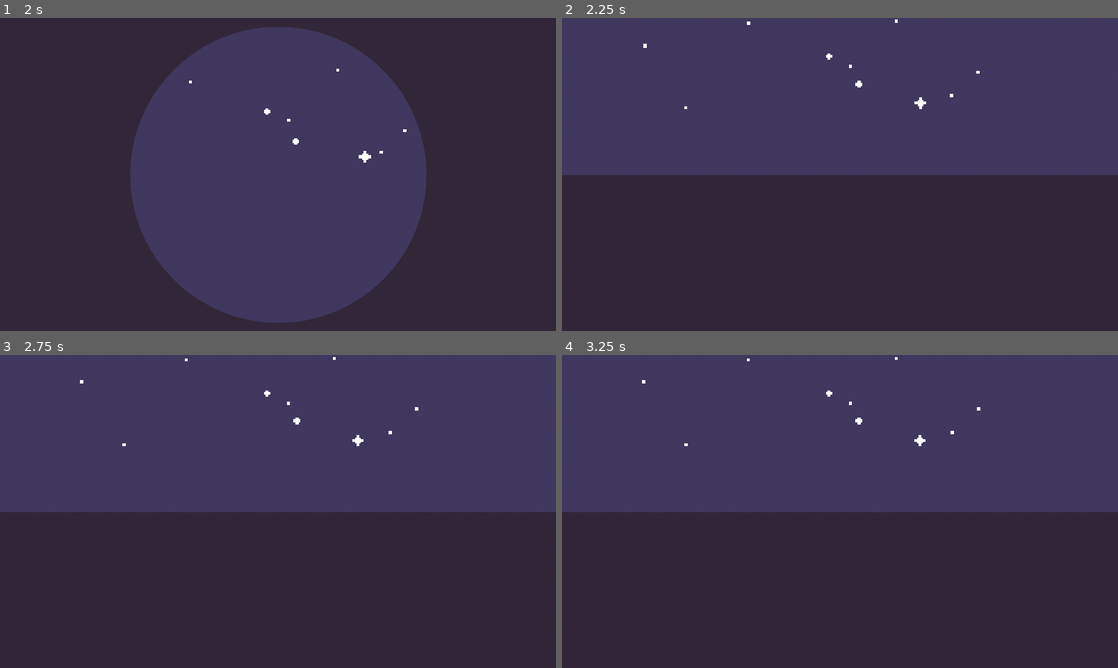
Above: before the commit, frames 1-4 (two rows, left to right).
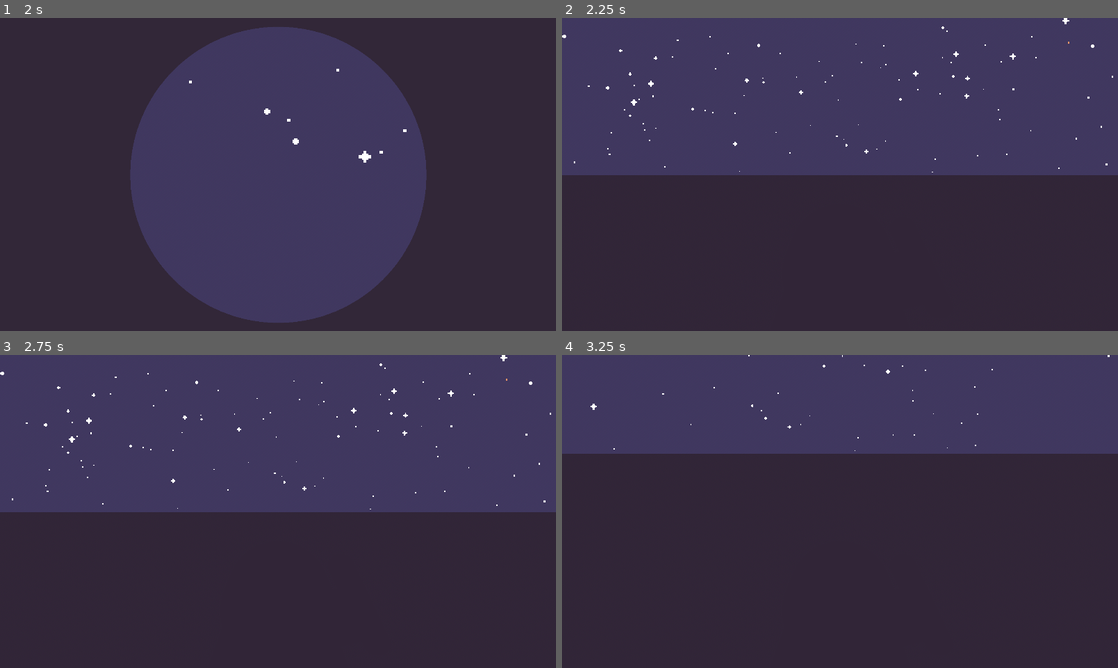
Above: after the commit, the same moments.

Repository: ATTOCORRECT/DesignWeek-Winter2025
Game: Godot game, scene res://Game.tscn
The game is run twice, just before and just after one commit, with the same random seed, the same clock (stepped at 60 frames per second) and the same inputs.
Inputs (mouse positions are in pixels of both pictures, inside the frame that each line leads up to):
- Up to frame 1 (2 s): tap Enter at 0.5 s; move the mouse to (400, 158) at 0.52 s; press the mouse at (400, 158) at 0.53 s; hold Up (ui_up) 0.53-1.25 s; tap Mouse wheel up (zoom_in) at 0.8 s; release the mouse at (400, 158) at 1.25 s; tap Space at 1.25 s; drag from (166, 190) to (250, 237) at 1.27 s
- Up to frame 2 (2.25 s): tap Enter at 2 s; move the mouse to (895, 105) at 2.02 s; hold Up (ui_up) from 2.03 s (still down); hold Mouse wheel down (zoom_out) from 2.03 s (still down)
- Up to frame 3 (2.75 s): keep holding Up (ui_up); keep holding Mouse wheel down (zoom_out); click (333, 442) at 2.3 s
- Up to frame 4 (3.25 s): release Up (ui_up) at 2.75 s; release Mouse wheel down (zoom_out) at 2.75 s; tap Space at 2.75 s; drag from (812, 574) to (673, 464) at 2.77 s

Frame 1 is identical in both runs. In frame 2, 0.4% of the frame differs, in the area x 0-100%, y 0-50%; in frame 3, 0.3%; in frame 4, 19%, in the area x 0-100%, y 0-51%.

Commit message:
added solution validation
solution validation is implemented

Diff:
--- a/stargazing-prototype/Game.tscn
+++ b/stargazing-prototype/Game.tscn
@@ -73,8 +73,9 @@
 
 [node name="Star Clusters" type="Node3D" parent="World"]
 
-[node name="Star Cluster" parent="World/Star Clusters" instance=ExtResource("1_wbfu4")]
+[node name="Star Cluster" parent="World/Star Clusters" node_paths=PackedStringArray("answer") instance=ExtResource("1_wbfu4")]
 transform = Transform3D(1, 1.22474, 1.22474, 0, 1.41421, -1.41421, -1.73205, 0.707107, 0.707107, 0, 0, 0)
+answer = [NodePath("Rotator/Dipper/Star7"), NodePath("Rotator/Dipper/Star2"), NodePath("Rotator/Dipper/Star6"), NodePath("Rotator/Dipper/Star"), NodePath("Rotator/Dipper/Star3"), NodePath("Rotator/Dipper/Star4")]
 
 [node name="Rotator" parent="World/Star Clusters/Star Cluster" index="0"]
 transform = Transform3D(0.853553, -0.146447, 0.5, 0.5, 0.5, -0.707107, -0.146447, 0.853553, 0.5, 0, 0, -4)
--- a/stargazing-prototype/player_controller.gd
+++ b/stargazing-prototype/player_controller.gd
@@ -21,17 +21,18 @@
 	if Singleton.active_state == Singleton.State.CONSTELLATION_ALIGNMENT || Singleton.active_state == Singleton.State.CONSTELLATION_TRACING || Singleton.active_state == Singleton.State.CONSTELLATION_DEFAULT:
 		constellation_controlls(event)
 
-	if event.is_action_pressed("ui_up"):
-		Singleton.camera.focus_in()
-
-	if event.is_action_pressed("ui_down"):
-		Singleton.camera.focus_out()
+	#if event.is_action_pressed("ui_up"):
+		#Singleton.star_cluster.solve()
+	#
+	#if event.is_action_pressed("ui_down"):
+		#Singleton.camera.focus_out()
 
 	if event.is_action_pressed("zoom_in"):
 		zoom_in()
 
 	if Singleton.active_state == Singleton.State.NO_TARGET:
 		if event.is_action_pressed("zoom_out") && !is_zoom_animating:
+			dragging = false
 			is_zoomed = false
 			Singleton.camera.zoom_out()
 			$"../World/Telescope/Telescope Model".visible = true
@@ -43,6 +44,7 @@
 	if is_zoomed:
 		return
 
+	dragging = false
 	is_zoomed = true
 	Singleton.camera.zoom_in()
 	$"../World/Telescope/Telescope Model".visible = false
@@ -52,6 +54,9 @@
 
 	if Singleton.telescope.rotation_degrees.x < 5:
 		Singleton.telescope.rotation_degrees.x = 5
+
+	if Singleton.star_cluster == null:
+		return
 
 	var telescope_direction = rotation_to_direction(Singleton.telescope.rotation)
 	var stars_direction = rotation_to_direction(Singleton.star_cluster.rotation)
--- a/stargazing-prototype/star.gd
+++ b/stargazing-prototype/star.gd
@@ -6,18 +6,15 @@
 @onready var star_cluster = $".".get_parent().get_parent().get_parent()
 
 func _on_area_3d_mouse_entered() -> void:
-	if Singleton.active_state == Singleton.State.GAZING:
+	if Singleton.active_state == Singleton.State.GAZING || Singleton.active_state == Singleton.State.NO_TARGET:
 		return
 
 	if Singleton.active_state == Singleton.State.CONSTELLATION_TRACING:
 		select()
 		star_cluster.add_to_selection(self)
 
-func _on_area_3d_mouse_exited() -> void:
-	pass
-
 func _on_area_3d_input_event(_camera: Node, event: InputEvent, _event_position: Vector3, _normal: Vector3, _shape_idx: int) -> void:
-	if Singleton.active_state == Singleton.State.GAZING:
+	if Singleton.active_state == Singleton.State.GAZING || Singleton.active_state == Singleton.State.NO_TARGET:
 		return
 
 	if event is InputEventMouseButton:
--- a/stargazing-prototype/star_cluster.gd
+++ b/stargazing-prototype/star_cluster.gd
@@ -2,12 +2,67 @@
 
 var stars: Array[Node3D] = []
 var lines: Array
+
+@export var answer: Array[Node3D]
+@onready var rev_answer = answer.duplicate()
+
+var is_solved = false
+
+
+func _ready() -> void:
+	rev_answer.reverse()
+	slow_process()
+
+func slow_process():
+	while is_solved == false:
+
+		if is_rotation_solved() && (stars == answer || stars == rev_answer):
+			solve()
+
+		await get_tree().create_timer(1.0/10.0).timeout
+
+func is_rotation_solved() -> bool:
+	var rotator_forward: Vector3 = get_child(0).transform.basis.z
+	var rotator_right: Vector3 = get_child(0).transform.basis.x
+
+	var tolarance = 10
+	if rotator_forward.angle_to(Vector3.BACK) < deg_to_rad(tolarance) && rotator_right.angle_to(Vector3.RIGHT) < deg_to_rad(tolarance):
+		return true
+	return false
 
 func _input(event: InputEvent) -> void:
 
 	if event is InputEventMouseButton:
 		if event.pressed == false && Singleton.active_state == Singleton.State.CONSTELLATION_TRACING:
 			Singleton.active_state = Singleton.State.CONSTELLATION_DEFAULT
+
+func solve():
+	if is_solved:
+		return
+
+	print("solved")
+	Singleton.active_state = Singleton.State.NO_TARGET
+	get_child(0).process_mode = Node.PROCESS_MODE_DISABLED
+	Singleton.star_cluster = null
+	is_solved = true
+
+	var initial_rotation = Quaternion(get_child(0).transform.basis)
+	var final_rotation = Quaternion.IDENTITY
+
+	var seconds = 0.3
+	var total_i = seconds * 60
+	for i in total_i:
+
+		var t = i / float(total_i)
+		var te = ease(t,1)
+
+		var new_rotation = initial_rotation.slerp(final_rotation, te)
+
+		get_child(0).transform.basis = Basis(new_rotation)
+
+		await get_tree().create_timer(1.0/60.0).timeout
+
+	Singleton.camera.focus_out()
 
 func reset_selection():
 	for s in stars:
--- a/stargazing-prototype/star_cluster.tscn
+++ b/stargazing-prototype/star_cluster.tscn
@@ -14,63 +14,59 @@
 [node name="Dipper" type="Node3D" parent="Rotator"]
 
 [node name="Star" parent="Rotator/Dipper" instance=ExtResource("1_86r6b")]
-transform = Transform3D(1, 0, 0, 0, 1, 0, 0, 0, 1, 0.741087, -0.0540568, 0.364546)
+transform = Transform3D(1, 0, 0, 0, 1, 0, 0, 0, 1, 0.417512, -0.367359, 0.205614)
 texture = ExtResource("1_u1o31")
 
 [node name="Star2" parent="Rotator/Dipper" instance=ExtResource("1_86r6b")]
-transform = Transform3D(1, 0, 0, 0, 1, 0, 0, 0, 1, -0.10159, 0.211625, -0.489727)
+transform = Transform3D(1, 0, 0, 0, 1, 0, 0, 0, 1, 0.038641, 0.0885346, -0.20854)
 texture = ExtResource("1_u1o31")
 
 [node name="Star3" parent="Rotator/Dipper" instance=ExtResource("1_86r6b")]
-transform = Transform3D(1, 0, 0, 0, 1, 0, 0, 0, 1, -0.387215, 0.446255, 0.170308)
-texture = ExtResource("1_u1o31")
+transform = Transform3D(1, 0, 0, 0, 1, 0, 0, 0, 1, 0.00546193, -0.0547915, -0.0928097)
+texture = ExtResource("3_h87vp")
 
 [node name="Star4" parent="Rotator/Dipper" instance=ExtResource("1_86r6b")]
-transform = Transform3D(1, 0, 0, 0, 1, 0, 0, 0, 1, 0.187003, 0.0742291, -0.0942418)
-texture = ExtResource("3_h87vp")
-
-[node name="Star5" parent="Rotator/Dipper" instance=ExtResource("1_86r6b")]
-transform = Transform3D(1, 0, 0, 0, 1, 0, 0, 0, 1, 0.185944, -0.265756, -0.323893)
+transform = Transform3D(1, 0, 0, 0, 1, 0, 0, 0, 1, -0.424194, -0.226233, -0.0942416)
 texture = ExtResource("3_h87vp")
 
 [node name="Star6" parent="Rotator/Dipper" instance=ExtResource("1_86r6b")]
-transform = Transform3D(1, 0, 0, 0, 1, 0, 0, 0, 1, 0.551777, -0.355489, 0.0720394)
+transform = Transform3D(1, 0, 0, 0, 1, 0, 0, 0, 1, 0.479871, 0.350725, 0.0720394)
 texture = ExtResource("3_h87vp")
 
 [node name="Star7" parent="Rotator/Dipper" instance=ExtResource("1_86r6b")]
-transform = Transform3D(1, 0, 0, 0, 1, 0, 0, 0, 1, -0.692975, 0.454406, -0.0803086)
+transform = Transform3D(1, 0, 0, 0, 1, 0, 0, 0, 1, -0.35656, 0.336276, -0.0803084)
 texture = ExtResource("3_h87vp")
 
 [node name="Other Stars" type="Node3D" parent="Rotator"]
 transform = Transform3D(1, 0, 0, 0, 1, 0, 0, 0, 1, 0.00296235, 0, 0)
 
 [node name="Star" parent="Rotator/Other Stars" instance=ExtResource("1_86r6b")]
-transform = Transform3D(1, 0, 0, 0, 1, 0, 0, 0, 1, -0.368557, 0.762718, -0.199389)
+transform = Transform3D(1, 0, 0, 0, 1, 0, 0, 0, 1, -0.348181, 0.599711, -0.394998)
 
 [node name="Star2" parent="Rotator/Other Stars" instance=ExtResource("1_86r6b")]
 transform = Transform3D(1, 0, 0, 0, 1, 0, 0, 0, 1, -0.532999, -0.103737, -0.701304)
 
 [node name="Star3" parent="Rotator/Other Stars" instance=ExtResource("1_86r6b")]
-transform = Transform3D(1, 0, 0, 0, 1, 0, 0, 0, 1, -0.0791111, -0.163212, 0.753436)
+transform = Transform3D(1, 0, 0, 0, 1, 0, 0, 0, 1, 0.610991, -0.00738737, 0.57653)
 
 [node name="Star4" parent="Rotator/Other Stars" instance=ExtResource("1_86r6b")]
-transform = Transform3D(1, 0, 0, 0, 1, 0, 0, 0, 1, -0.122935, -0.0912157, -0.126596)
+transform = Transform3D(1, 0, 0, 0, 1, 0, 0, 0, 1, -0.179987, 0.369279, -0.489287)
 
 [node name="Star5" parent="Rotator/Other Stars" instance=ExtResource("1_86r6b")]
-transform = Transform3D(1, 0, 0, 0, 1, 0, 0, 0, 1, 0.265218, -0.670314, -0.506384)
+transform = Transform3D(1, 0, 0, 0, 1, 0, 0, 0, 1, 0.338571, -0.568435, -0.494158)
 
 [node name="Star6" parent="Rotator/Other Stars" instance=ExtResource("1_86r6b")]
-transform = Transform3D(1, 0, 0, 0, 1, 0, 0, 0, 1, -0.614386, -0.510671, 0.438658)
+transform = Transform3D(1, 0, 0, 0, 1, 0, 0, 0, 1, -0.642912, -0.416942, 0.385681)
 texture = ExtResource("3_h87vp")
 
 [node name="Star7" parent="Rotator/Other Stars" instance=ExtResource("1_86r6b")]
 transform = Transform3D(1, 0, 0, 0, 1, 0, 0, 0, 1, -0.17928, -0.745441, 0.30383)
 
 [node name="Star8" parent="Rotator/Other Stars" instance=ExtResource("1_86r6b")]
-transform = Transform3D(1, 0, 0, 0, 1, 0, 0, 0, 1, 0.287296, 0.378825, -0.614347)
+transform = Transform3D(1, 0, 0, 0, 1, 0, 0, 0, 1, 0.230243, 0.50108, -0.614347)
 
 [node name="Star9" parent="Rotator/Other Stars" instance=ExtResource("1_86r6b")]
-transform = Transform3D(1, 0, 0, 0, 1, 0, 0, 0, 1, -0.686382, 0.165466, 0.551172)
+transform = Transform3D(1, 0, 0, 0, 1, 0, 0, 0, 1, -0.604879, 0.210293, 0.583773)
 
 [node name="Star10" parent="Rotator/Other Stars" instance=ExtResource("1_86r6b")]
 transform = Transform3D(1, 0, 0, 0, 1, 0, 0, 0, 1, -0.0165057, 0.69135, 0.420932)
@@ -82,7 +78,11 @@
 [node name="Star12" parent="Rotator/Other Stars" instance=ExtResource("1_86r6b")]
 transform = Transform3D(1, 0, 0, 0, 1, 0, 0, 0, 1, 0.787972, 0.206159, 0.101277)
 
+[node name="Star13" parent="Rotator/Other Stars" instance=ExtResource("1_86r6b")]
+transform = Transform3D(1, 0, 0, 0, 1, 0, 0, 0, 1, -0.0982056, -0.485815, -0.323893)
+texture = ExtResource("3_h87vp")
+
 [node name="CSGSphere3D" type="CSGSphere3D" parent="."]
-transform = Transform3D(1, 0, 0, 0, 1, 0, 0, 0, 1, 2, 0, -4)
+transform = Transform3D(1, 0, 0, 0, 1, 0, 0, 0, 1, 0, 0, -4)
 visible = false
 radius = 1.0
